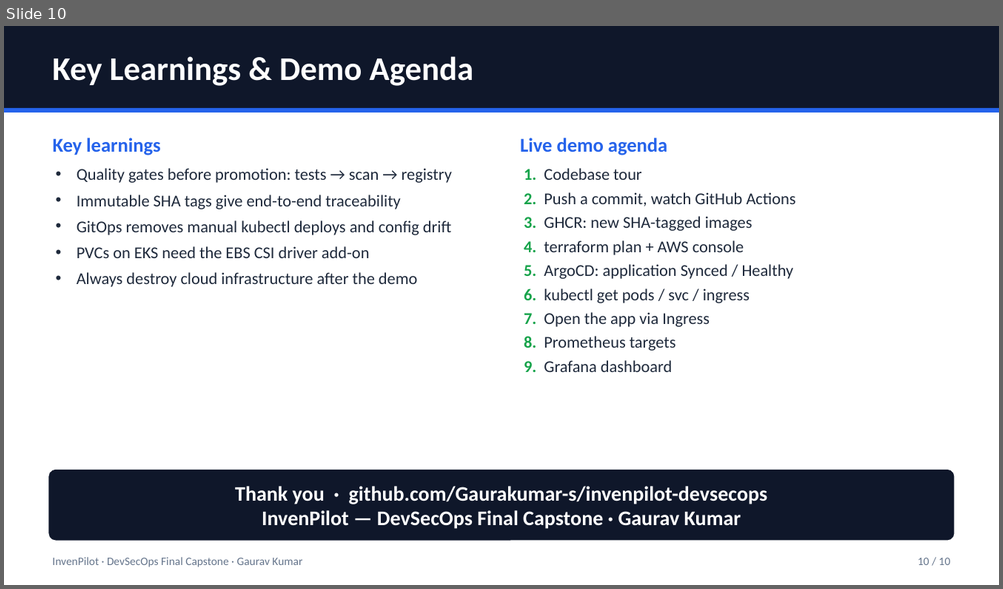
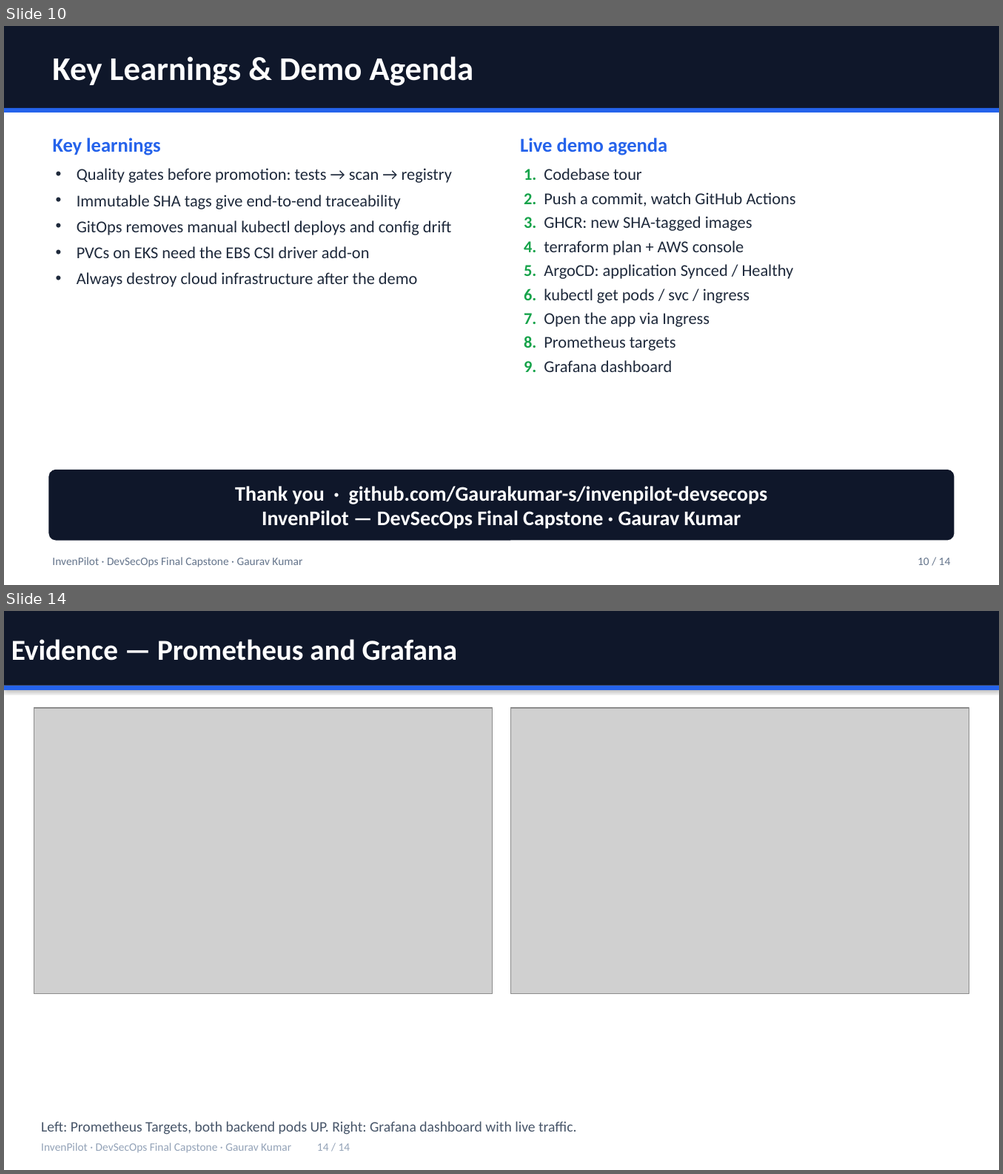
Before and after one commit to Gaurakumar-s/invenpilot-devsecops, a slide deck: demo/slides.pptx. Shown one above the other, each under a label of ours: slide 10 before the commit, slides 10 and 14 after it; the slides between them are not shown. The pictures are 1003x589 and 1003x1174 pixels, drawn with LibreOffice and Linux fonts; fonts in the diff are those of the drawing; grey boxes stand for pictures. Boxes give left, top, right and bottom in pixels: in the first picture for what was removed or moved away, otherwise in the second. Text is boxed around its words. In the diff, an @@ line names an element or a change of style, - is before the commit and + after.

Commit message:
docs(demo): add four full-size evidence slides to the deck (14 slides)

```diff
--- a/demo/slides.pptx
+++ b/demo/slides.pptx
@@ slide 14 added at box(4, 611, 999, 1170), background #FFFFFF @@
@@ rectangle added at box(4, 611, 999, 686), fill #0F172A, 28 pt, text #FFFFFF, bold @@
+Evidence — Prometheus and Grafana
@@ rectangle added at box(4, 686, 999, 690), fill #2563EB @@
@@ picture added at box(34, 708, 492, 994) @@
@@ picture added at box(511, 708, 969, 994) @@
@@ text added at box(41, 1122, 576, 1135), 14 pt, text #475569 @@
+Left: Prometheus Targets, both backend pods UP. Right: Grafana dashboard with live traffic.
@@ text added at box(41, 1143, 350, 1153), 11 pt, text #94A3B8 @@
+InvenPilot · DevSecOps Final Capstone · Gaurav Kumar 14 / 14
@@ slide 10 changed as well @@
@@ text at box(917, 558, 950, 565): text changed @@
-10 / 10
+10 / 14
```
Also in this commit, not shown: 8 other slides changed, 3 other slides added, 1 other file.
